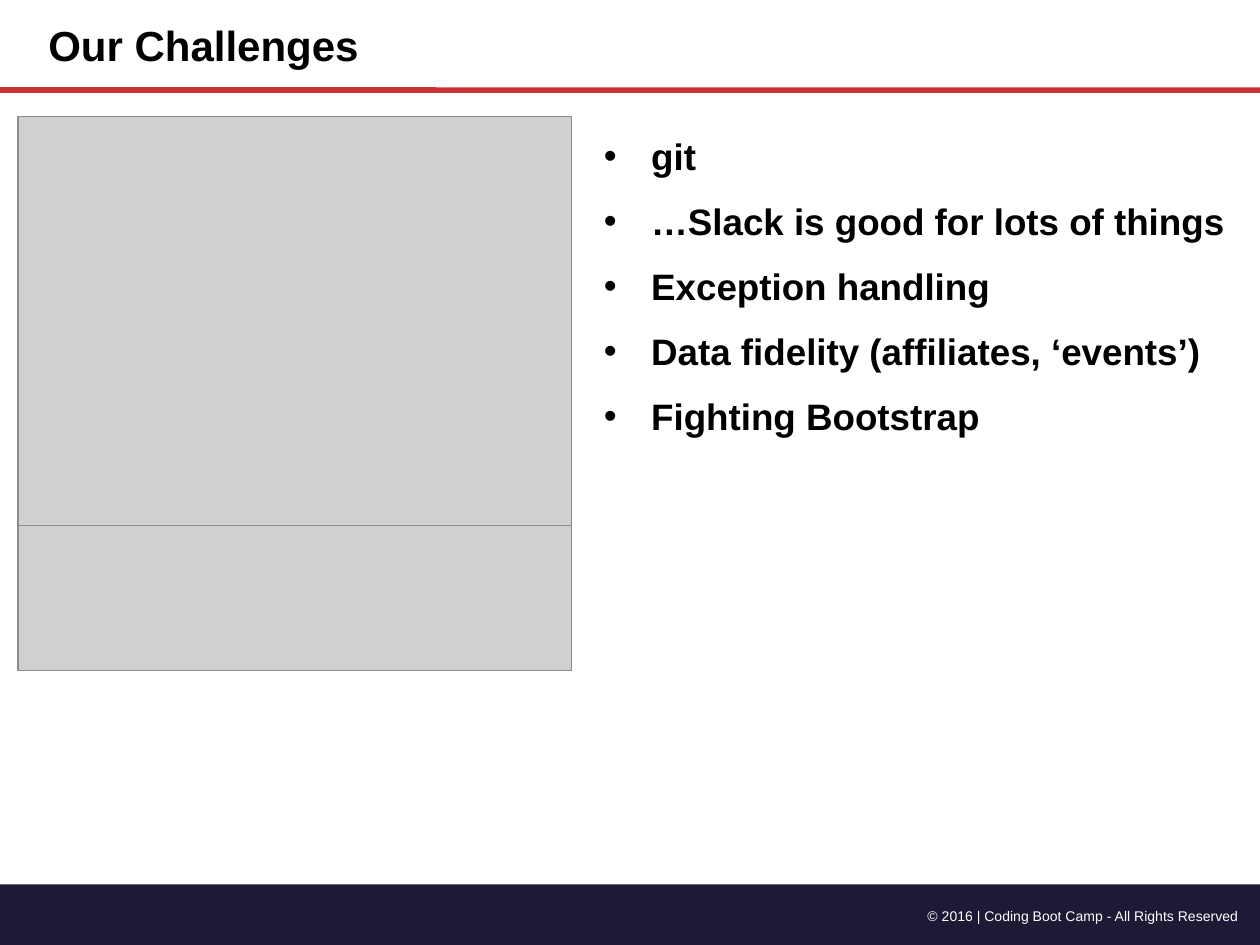
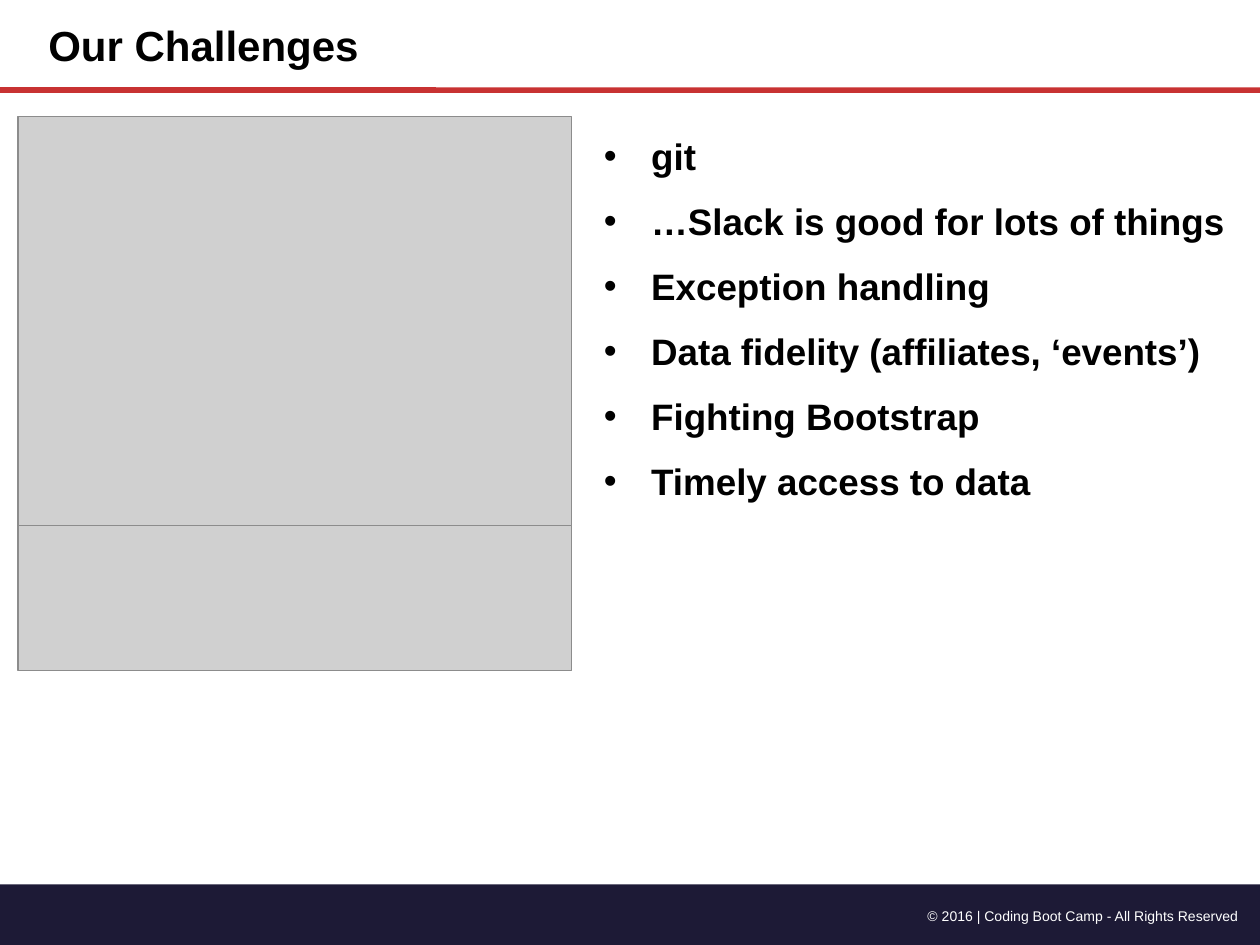
Before and after one commit to grupy-inc/grupy, a slide deck: slide 4 of Groopy Project Overview.pptx. Drawn at 1260x945 pixels with LibreOffice and Linux fonts; fonts in the diff are those of the drawing; grey boxes stand for pictures. Boxes give left, top, right and bottom in pixels: in the first picture for what was removed or moved away, otherwise in the second. Text is boxed around its words. In the diff, an @@ line names an element or a change of style, - is before the commit and + after.

```diff
--- a/Groopy Project Overview.pptx
+++ b/Groopy Project Overview.pptx
@@ text at (651, 468, 1031, 503): paragraph added @@
+• Timely access to data
```
Also in this commit, not shown: 2 other slides changed.
